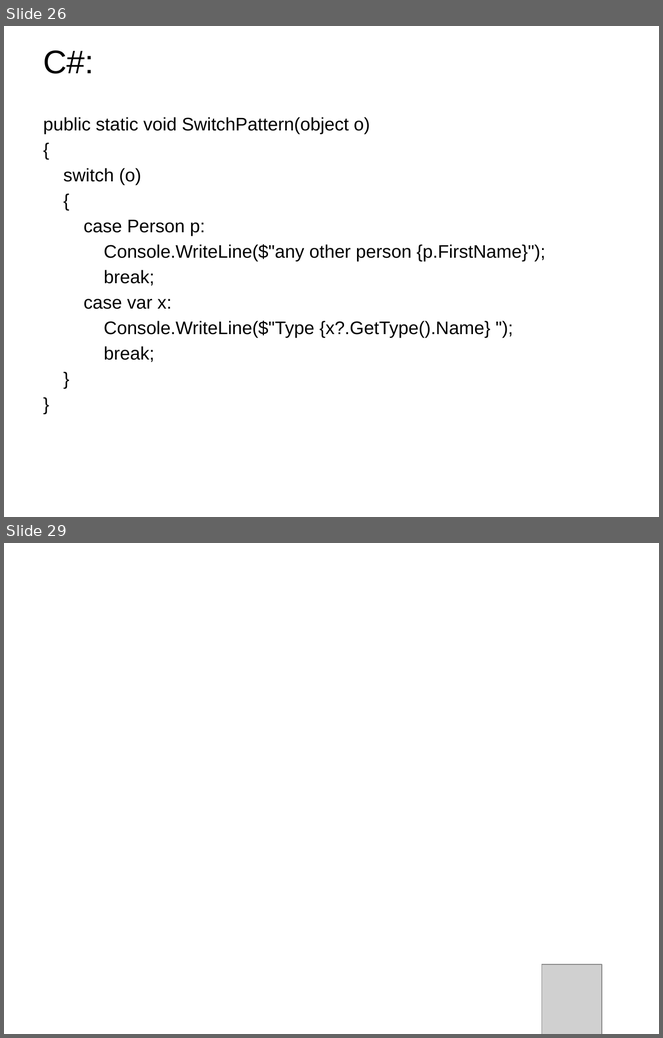
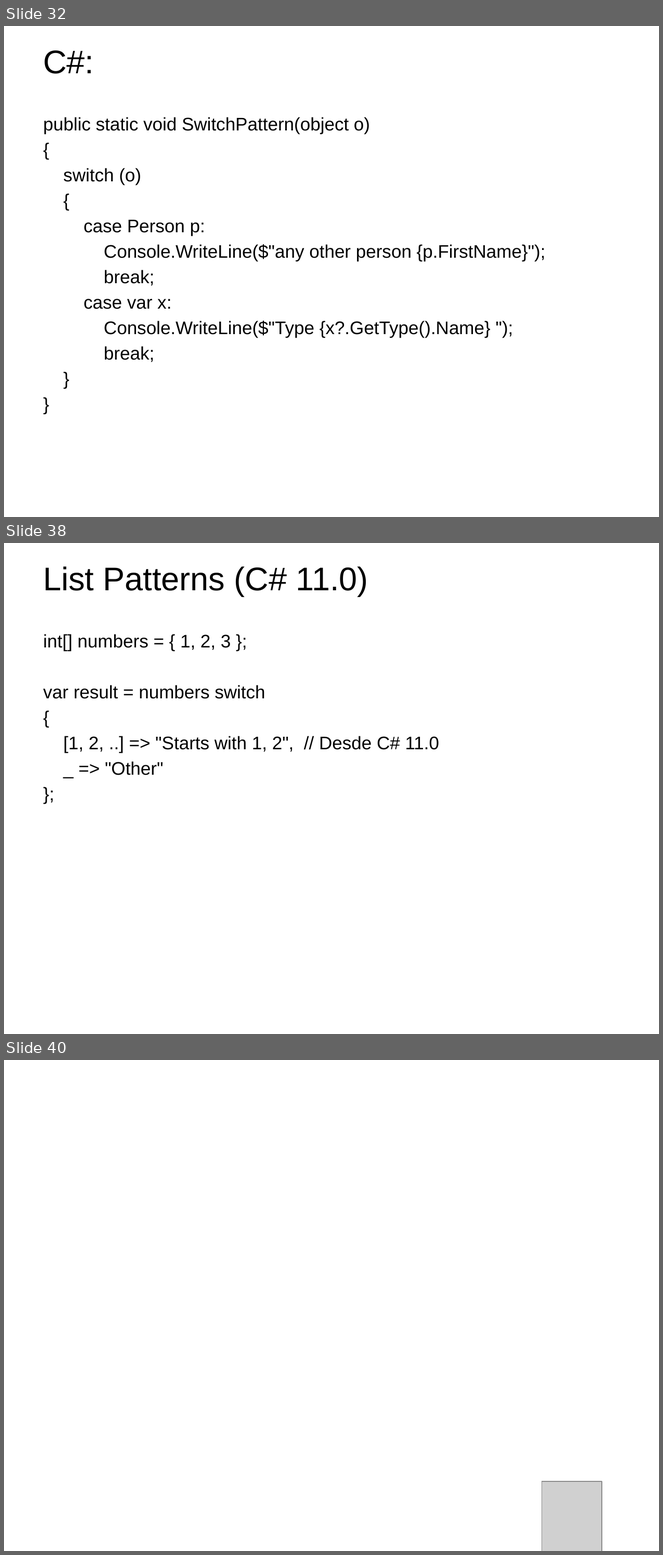
Before and after one commit to emanuelpeg/paradigmaUAP2024, a slide deck: funcional/clase3.pptx. Shown one above the other, each under a label of ours: slides 26 and 29 before the commit, slides 32, 38 and 40 after it; the slides between them are not shown. The pictures are 663x1038 and 663x1555 pixels, drawn with LibreOffice and Linux fonts; fonts in the diff are those of the drawing; grey boxes stand for pictures; background and template pictures are left out. Boxes give left, top, right and bottom in pixels: in the first picture for what was removed or moved away, otherwise in the second. Text is boxed around its words. In the diff, an @@ line names an element or a change of style, - is before the commit and + after.

```diff
--- a/funcional/clase3.pptx
+++ b/funcional/clase3.pptx
@@ slide 38 added at [4, 543, 659, 1034], background picture (left out) @@
@@ title added at [43, 566, 369, 596], 36 pt, text #000000 @@
+List Patterns (C# 11.0)
@@ text added at [43, 634, 440, 775], 20 pt, text #000000 @@
+int[] numbers = { 1, 2, 3 };
+var result = numbers switch
+{
+[1, 2, ..] => "Starts with 1, 2", // Desde C# 11.0
+_ => "Other"
+};
@@ what was slide 26 is now slide 32 @@
@@ what was slide 29 is now slide 40 @@
```
Also in this commit, not shown: 3 slides changed, 10 other slides added, 10 other files.
